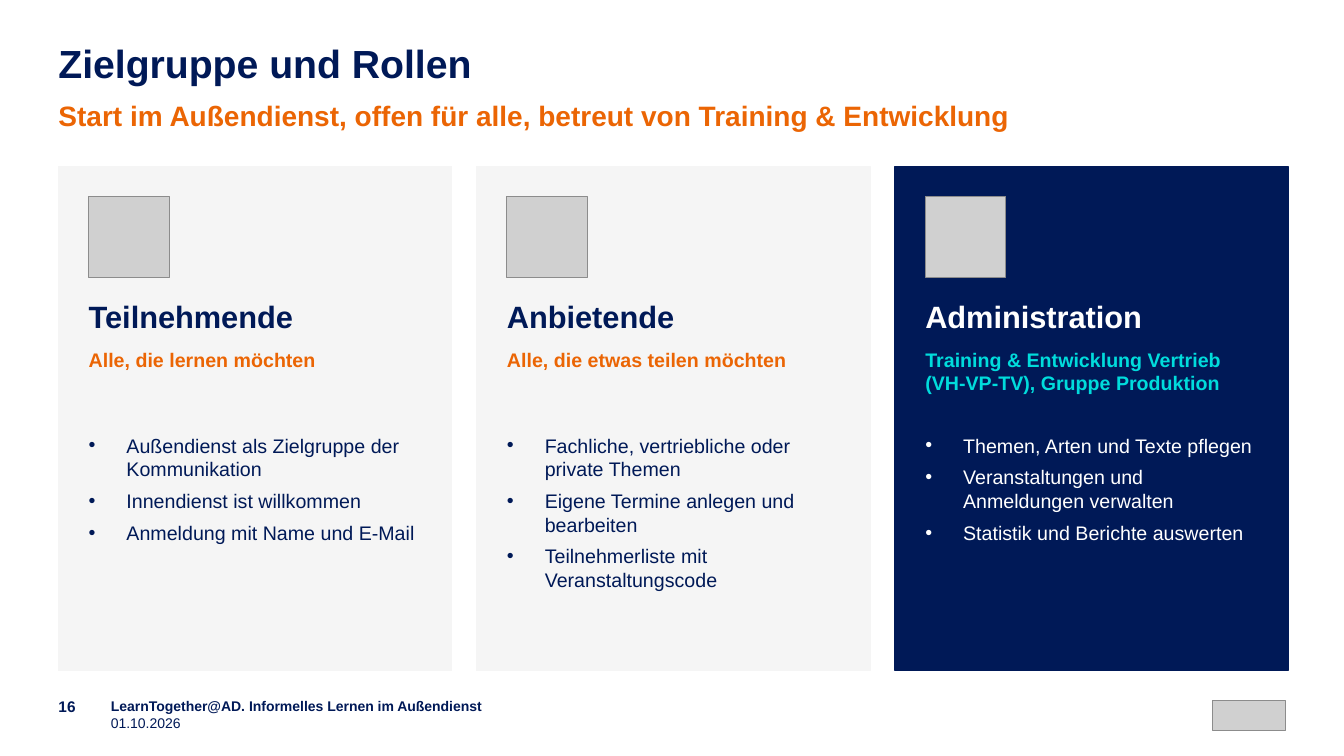
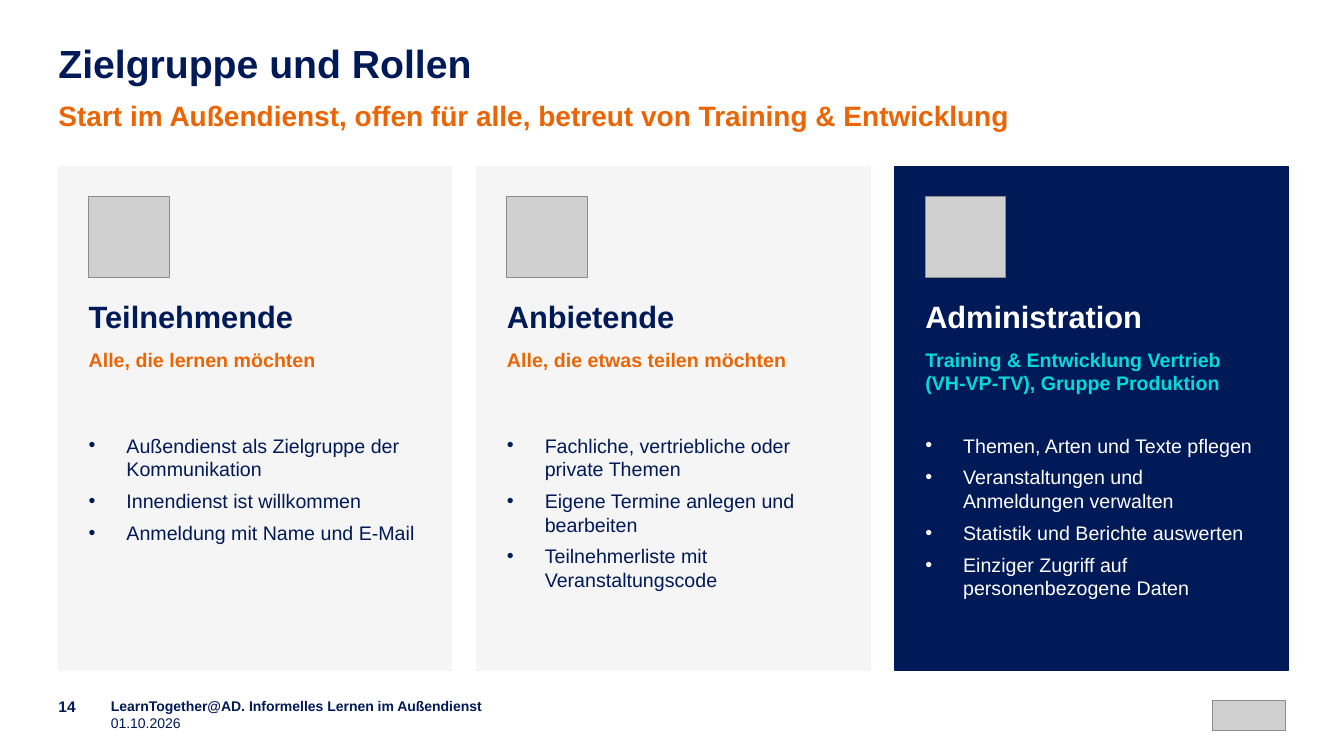
Before and after one commit to emplush/ruv_learntogether, a slide deck: slide 14 of docs/LearnTogether-AD_Praesentation.pptx (slide 16 before the commit). Drawn at 1344x756 pixels with LibreOffice and Linux fonts; fonts in the diff are those of the drawing; grey boxes stand for pictures. Boxes give left, top, right and bottom in pixels: in the first picture for what was removed or moved away, otherwise in the second. Text is boxed around its words. In the diff, an @@ line names an element or a change of style, - is before the commit and + after.

```diff
--- a/docs/LearnTogether-AD_Praesentation.pptx
+++ b/docs/LearnTogether-AD_Praesentation.pptx
@@ text at (963,557,1189,599): paragraph added @@
+• Einziger Zugriff auf personenbezogene Daten
@@ text at (58,701,75,712): text changed @@
-16
+14
```
Also in this commit, not shown: 16 other slides changed, 5 slides added, 5 slides removed.
